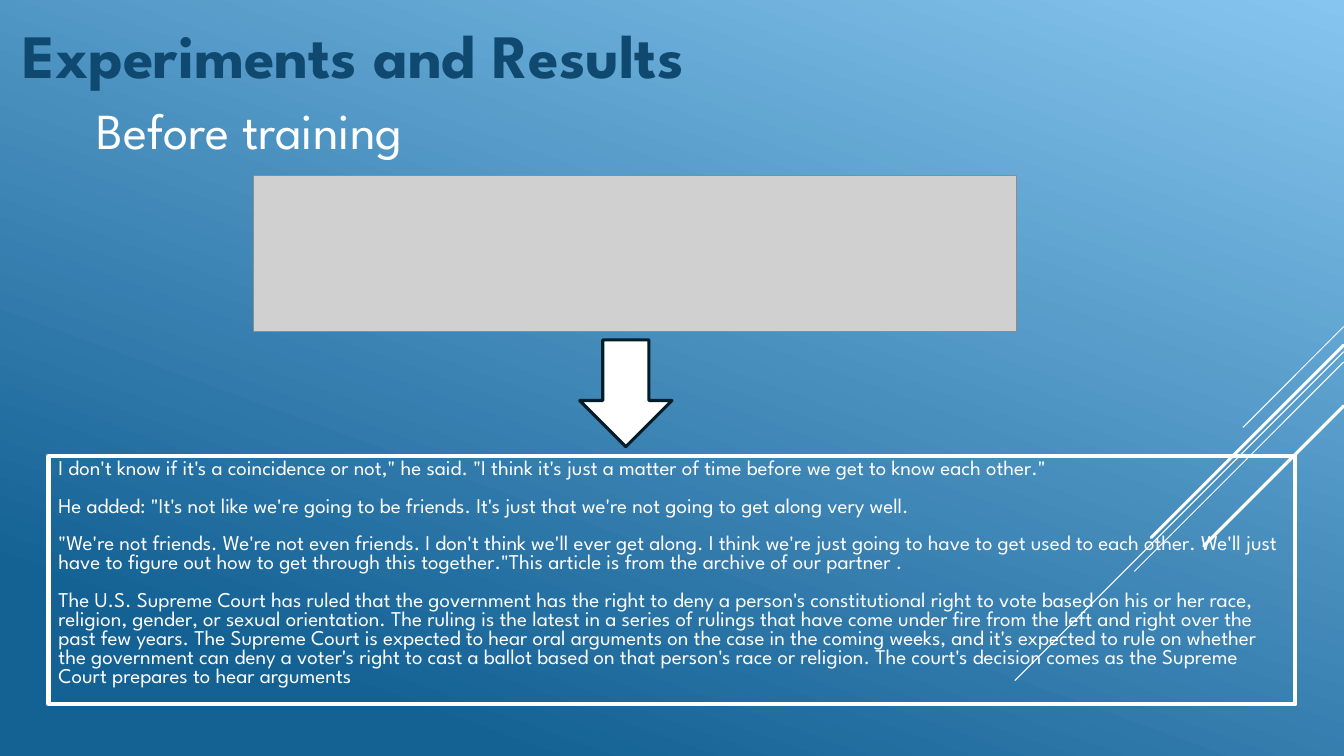
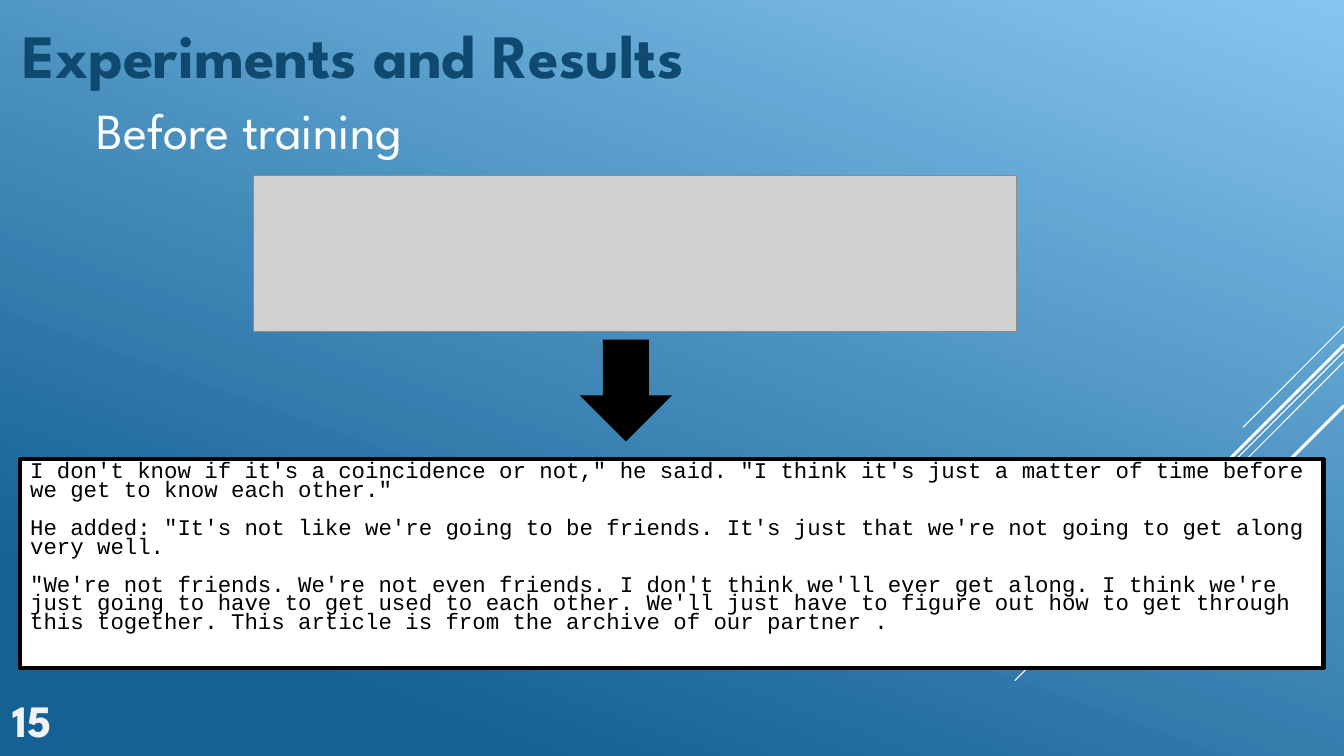
Before and after one commit to GeckSpy/IPdf2Latex, a slide deck: slide 15 of Presentation/Final presentation.pptx. Drawn at 1344x756 pixels with LibreOffice and Linux fonts; fonts in the diff are those of the drawing; grey boxes stand for pictures. Boxes give left, top, right and bottom in pixels: in the first picture for what was removed or moved away, otherwise in the second. Text is boxed around its words. In the diff, an @@ line names an element or a change of style, - is before the commit and + after.

```diff
--- a/Presentation/Final presentation.pptx
+++ b/Presentation/Final presentation.pptx
@@ down arrow: place and size @@
-down arrow at [580,340,671,447]
+down arrow at [580,340,671,442]
@@ down arrow at [580,340,671,442]: fill #FFFFFF to #000000; outline #021E2B 2.25 pt to none @@
@@ rectangle "I don't know if it's ...": place and size @@
-rectangle "I don't know if it's ..." at [48,456,1296,705]
+rectangle "I don't know if it's ..." at [20,460,1324,668]
@@ rectangle "I don't know if it's ..." at [20,460,1324,668]: fill none to #FFFFFF; outline #FFFFFF 3 pt to #000000 3 pt @@
@@ text in rectangle at [30,462,1303,559]: size 15 to 16 pt, font League Spartan to Courier New, text colour #FFFFFF to #000000 in "I don't know if it's a coincidence ...", "He added: "It's not like we're going ..." @@
@@ text in rectangle at [30,575,1290,634]: text changed; size 15 to 16 pt; font League Spartan to Courier New; text colour #FFFFFF to #000000 @@
-"We're not friends. We're not even friends. I don't think we'll ever get along. I think we're just going to have to get used to each other. We'll just have to figure out how to get through this together."This article is from the archive of our partner .
-The U.S. Supreme Court has ruled that the government has the right to deny a person's constitutional right to vote based on his or her race, religion, gender, or sexual orientation. The ruling is the latest in a series of rulings that have come under fire from the left and right over the past few years. The Supreme Court is expected to hear oral arguments on the case in the coming weeks, and it's expected to rule on whether the government can deny a voter's right to cast a ballot based on that person's race or religion. The court's decision comes as the Supreme Court prepares to hear arguments
+"We're not friends. We're not even friends. I don't think we'll ever get along. I think we're just going to have to get used to each other. We'll just have to figure out how to get through this together. This article is from the archive of our partner .
@@ text added at [13,707,52,738], 32 pt, text #F2F2F2, bold @@
+15
```
Also in this commit, not shown: 17 other slides changed, 2 slides added, 1 slide removed, 2 other files.
